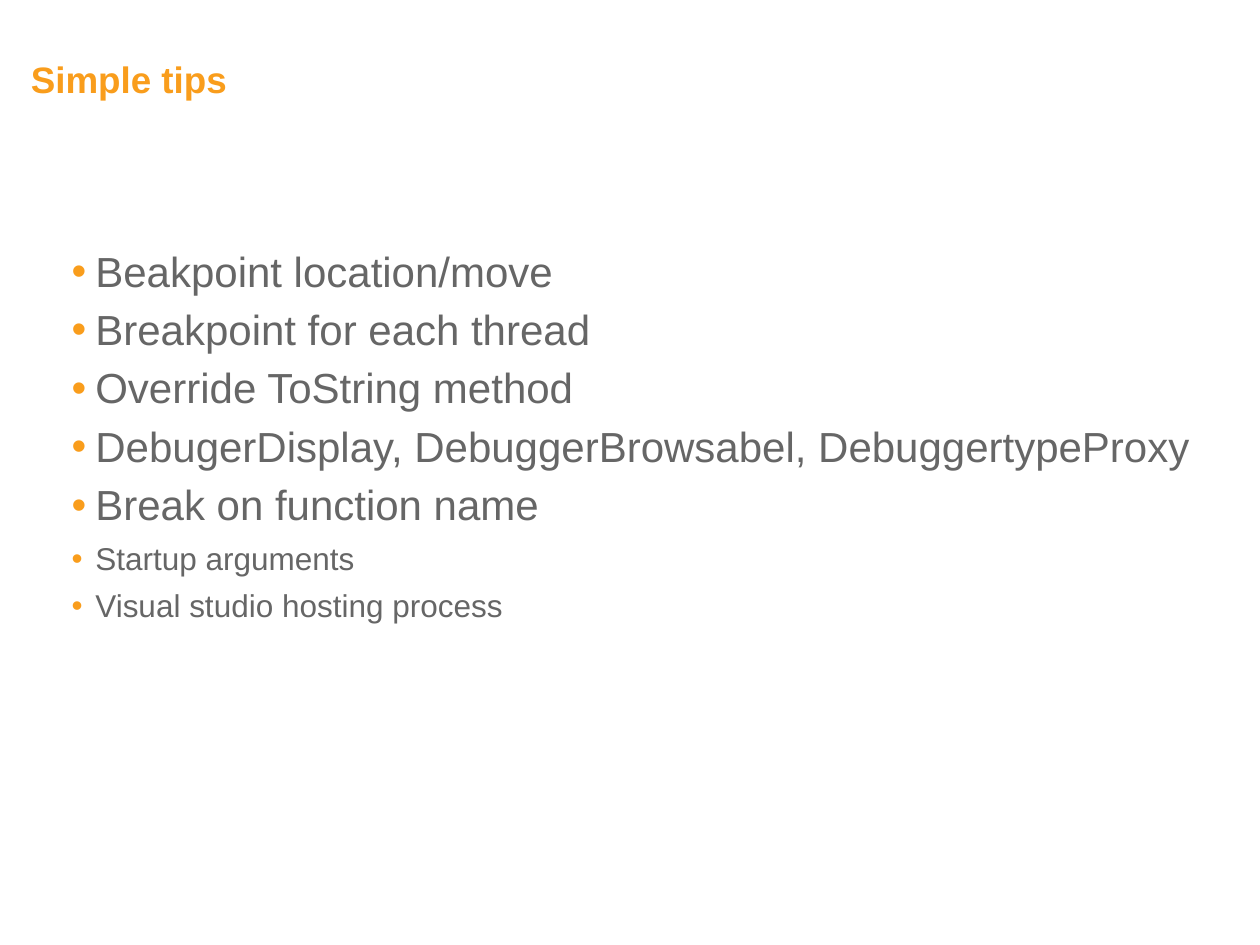
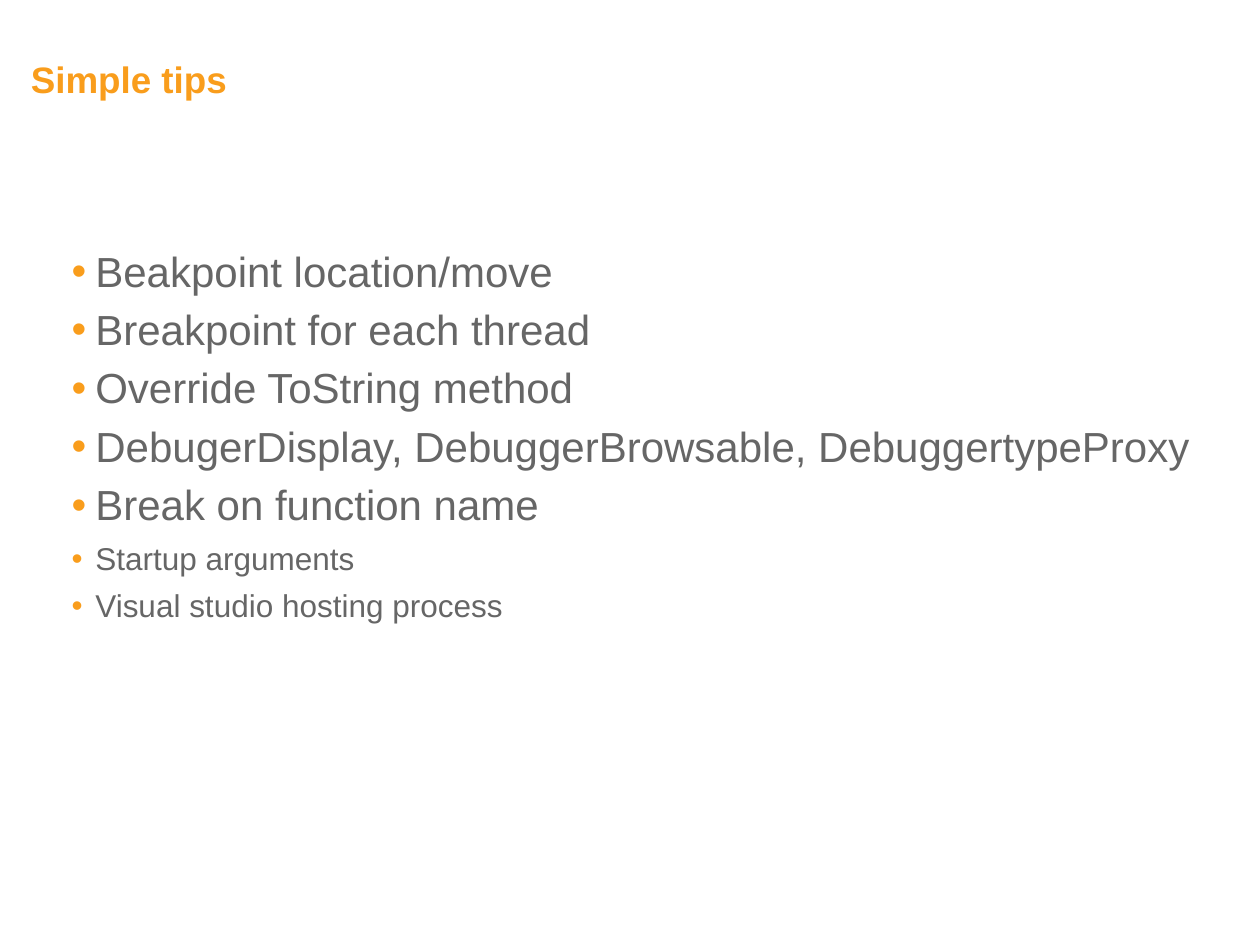
Before and after one commit to jirkapok/Presentations, a slide deck: slide 7 of DebuggingTipsAndTrics/WUG_Days_Debugging.pptx. Drawn at 1260x945 pixels with LibreOffice and Linux fonts; fonts in the diff are those of the drawing; background and template pictures are left out. Boxes give left, top, right and bottom in pixels: in the first picture for what was removed or moved away, otherwise in the second. Text is boxed around its words. In the diff, an @@ line names an element or a change of style, - is before the commit and + after.

```diff
--- a/DebuggingTipsAndTrics/WUG_Days_Debugging.pptx
+++ b/DebuggingTipsAndTrics/WUG_Days_Debugging.pptx
@@ text at bbox=[95, 431, 1189, 470]: text changed @@
-• DebugerDisplay, DebuggerBrowsabel, DebuggertypeProxy
+• DebugerDisplay, DebuggerBrowsable, DebuggertypeProxy
```
Also in this commit, not shown: 1 other slide changed.
